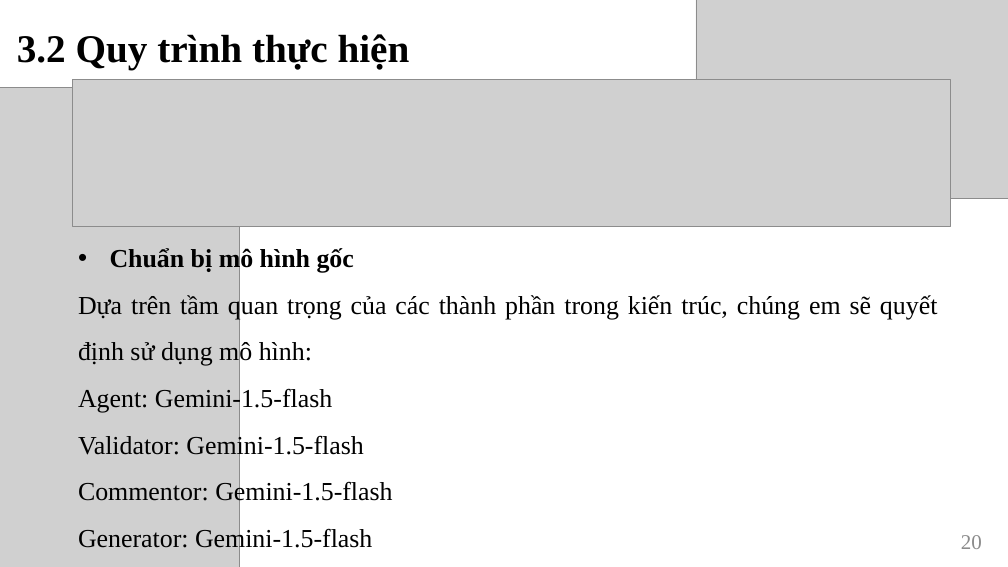
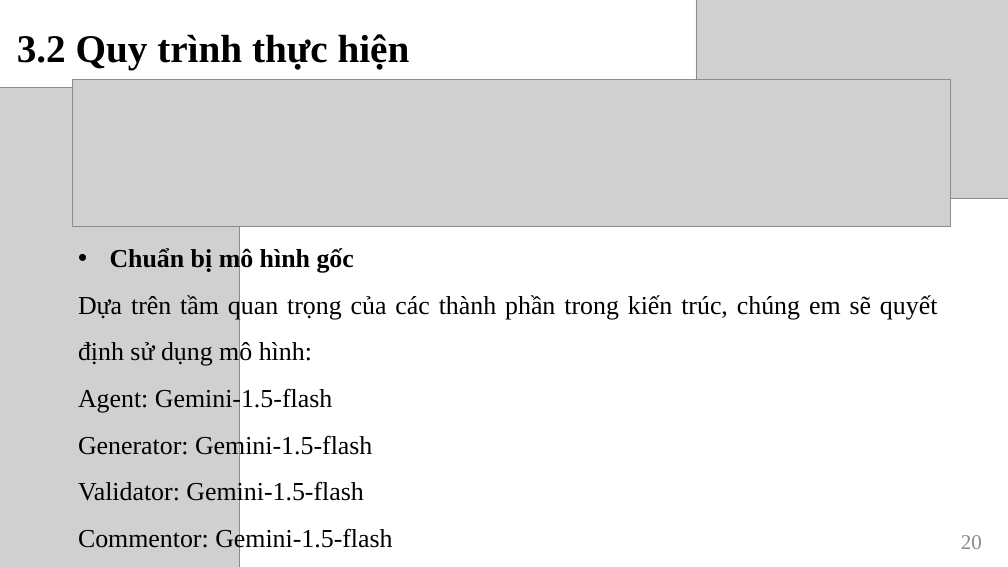
Before and after one commit to CaoThanhNammm/khoa_luan_2025_2026, a slide deck: slide 20 of SlideLVTN2025-Nhom11.pptx. Drawn at 1008x567 pixels with LibreOffice and Linux fonts; fonts in the diff are those of the drawing; grey boxes stand for pictures. Boxes give left, top, right and bottom in pixels: in the first picture for what was removed or moved away, otherwise in the second. Text is boxed around its words. In the diff, an @@ line names an element or a change of style, - is before the commit and + after.

```diff
--- a/SlideLVTN2025-Nhom11.pptx
+++ b/SlideLVTN2025-Nhom11.pptx
@@ text at bbox=[78, 433, 372, 460]: paragraph added @@
+Generator: Gemini-1.5-flash
@@ text at bbox=[78, 526, 372, 553]: paragraph removed @@
-Generator: Gemini-1.5-flash
```
Also in this commit, not shown: 5 other slides changed, 1 slide removed, 45 other files.
